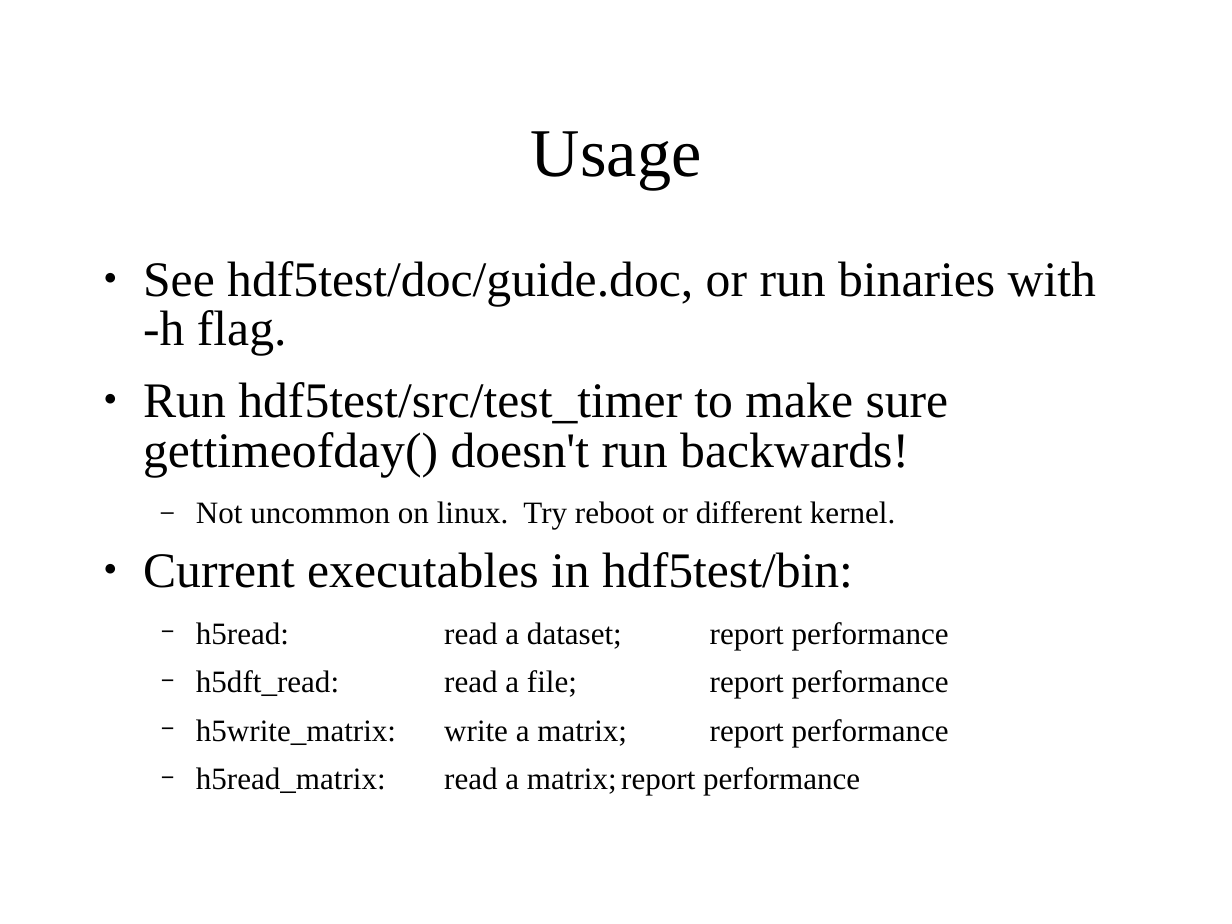
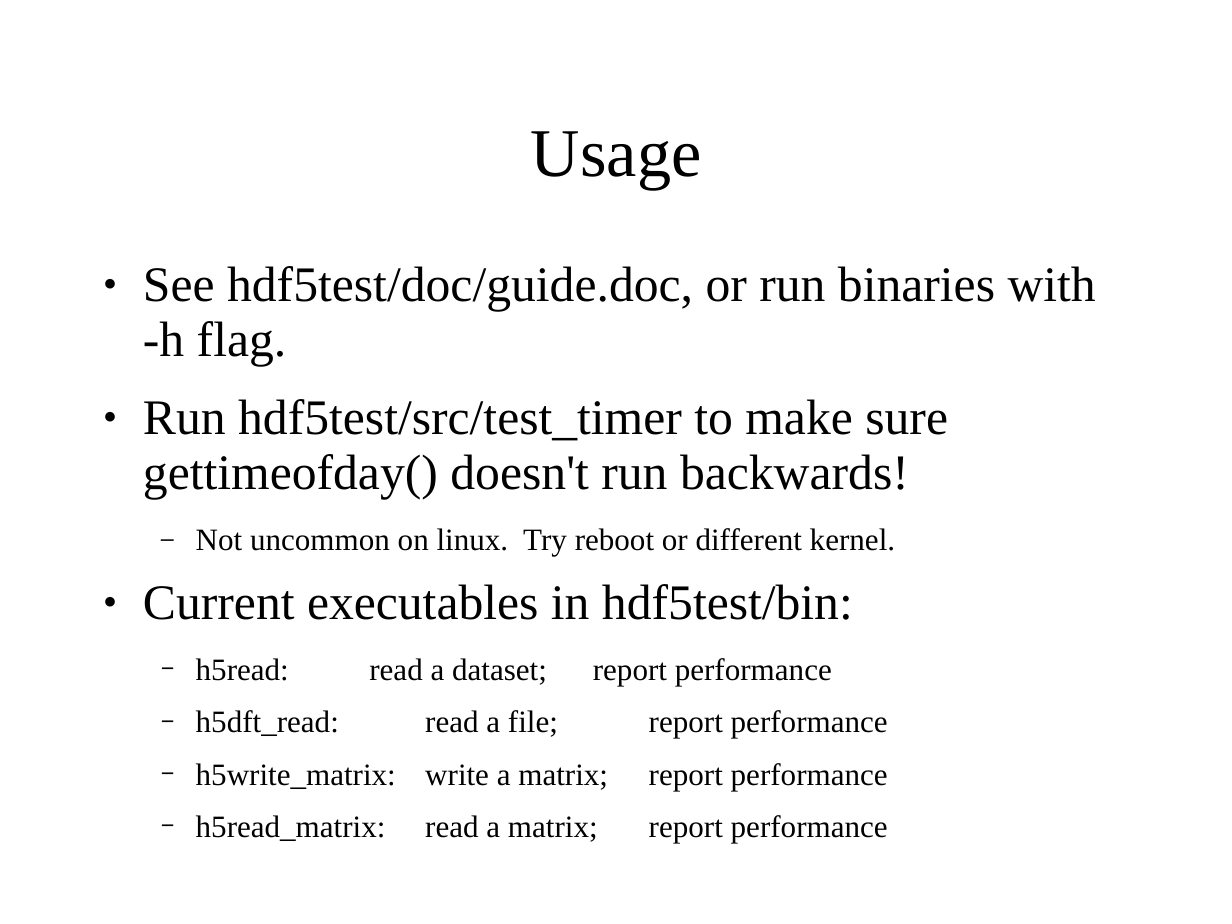
Before and after one commit to qkoziol/hdf5test, a slide deck: slide 7 of doc/demo.ppt. Drawn at 1232x924 pixels with LibreOffice and Linux fonts; fonts in the diff are those of the drawing. Boxes give left, top, right and bottom in pixels: in the first picture for what was removed or moved away, otherwise in the second. Text is boxed around its words. In the diff, an @@ line names an element or a change of style, - is before the commit and + after.

```diff
--- a/doc/demo.ppt
+++ b/doc/demo.ppt
@@ text "See hdf5test/doc/guide.doc, or run binaries ..." at (x1=143, y1=266, x2=1096, y2=842): line spacing 0.83 to 0.93 @@
```
Also in this commit, not shown: 1 slide added.
